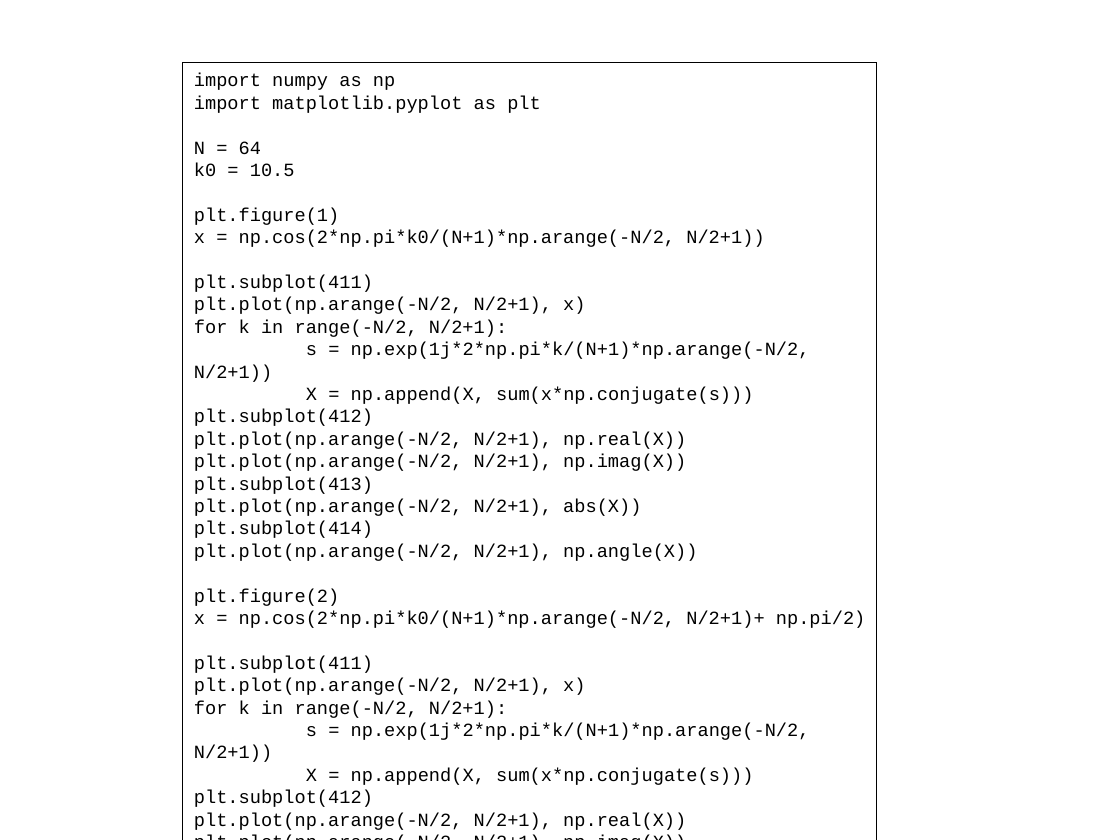
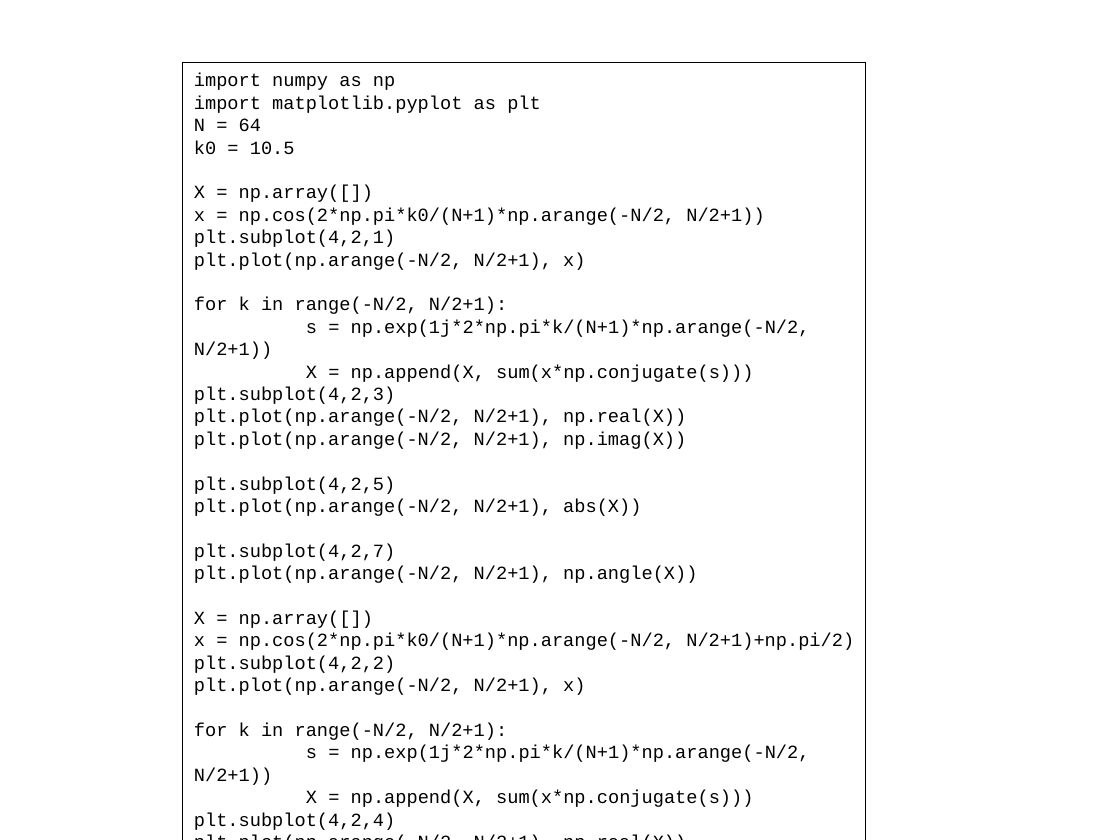
Before and after one commit to MTG/sms-tools, a slide deck: slide 8 of teaching-material/lectures/3-Fourier-theorems/3-Fourier-theorems.odp (slide 7 before the commit). Drawn at 1120x840 pixels with LibreOffice and Linux fonts; fonts in the diff are those of the drawing. Boxes give left, top, right and bottom in pixels: in the first picture for what was removed or moved away, otherwise in the second. Text is boxed around its words. In the diff, an @@ line names an element or a change of style, - is before the commit and + after.

```diff
--- a/teaching-material/lectures/3-Fourier-theorems/3-Fourier-theorems.odp
+++ b/teaching-material/lectures/3-Fourier-theorems/3-Fourier-theorems.odp
@@ text in rectangle at [183,63,866,840]: text changed @@
-plt.subplot(413)
+plt.subplot(4,2,6)
@@ text in rectangle at [183,63,866,840]: text changed @@
-plt.subplot(414)
+plt.subplot(4,2,8)
@@ rectangle "import numpy as np": place and size @@
-rectangle "import numpy as np" at [183,63,877,840]
+rectangle "import numpy as np" at [183,63,866,840]
@@ text in rectangle at [194,185,373,202]: text changed @@
-plt.figure(1)
+X = np.array([])
@@ text in rectangle at [194,230,395,247]: text changed @@
-plt.subplot(411)
+plt.subplot(4,2,1)
@@ text in rectangle at [194,387,395,404]: text changed @@
-plt.subplot(412)
+plt.subplot(4,2,3)
@@ text in rectangle at [194,477,395,494]: text changed @@
-plt.subplot(413)
+plt.subplot(4,2,5)
@@ text in rectangle at [194,544,395,561]: text changed @@
-plt.subplot(414)
+plt.subplot(4,2,7)
@@ text in rectangle at [194,611,854,673]: text changed @@
-plt.figure(2)
-x = np.cos(2*np.pi*k0/(N+1)*np.arange(-N/2, N/2+1)+ np.pi/2)
-plt.subplot(411)
+X = np.array([])
+x = np.cos(2*np.pi*k0/(N+1)*np.arange(-N/2, N/2+1)+np.pi/2)
+plt.subplot(4,2,2)
@@ text in rectangle at [194,813,395,830]: text changed @@
-plt.subplot(412)
+plt.subplot(4,2,4)
```
Also in this commit, not shown: 4 other slides changed, 4 slides added, 2 slides removed, 22 other files.
